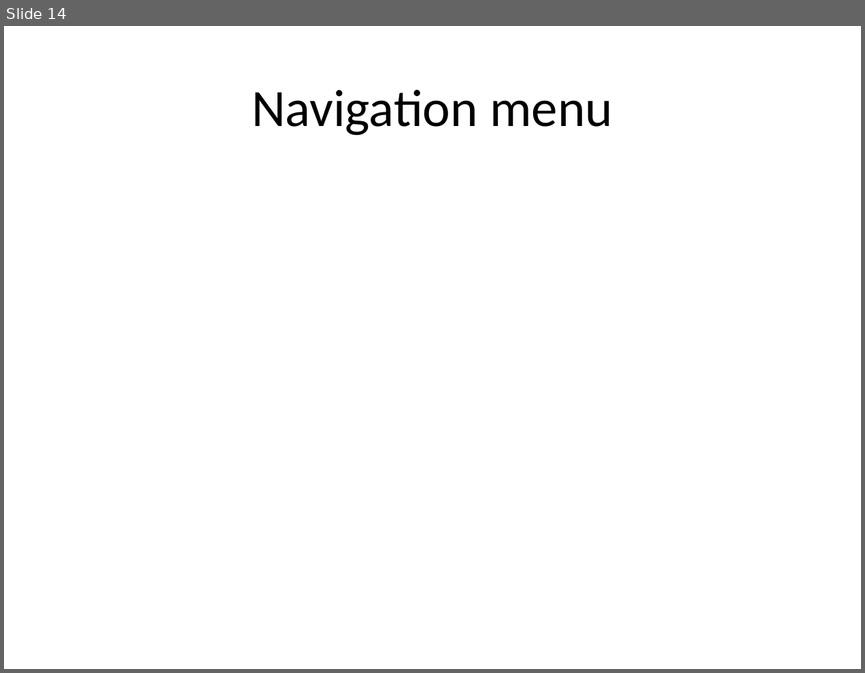
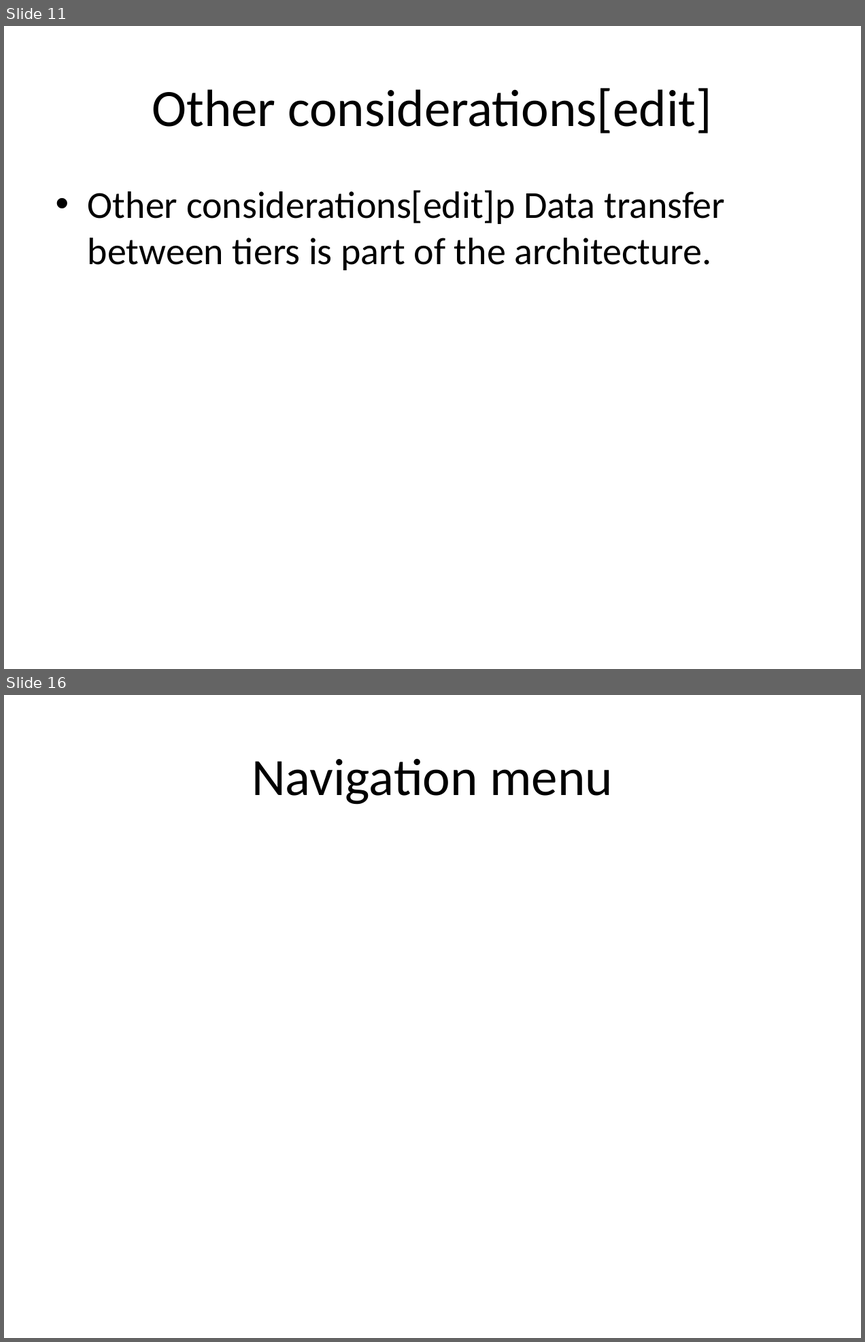
Before and after one commit to eppisai/Uplift---Smart-educational-Platform, a slide deck: AutoPPT-main/AutoPPT-main/something.pptx. Shown one above the other, each under a label of ours: slide 14 before the commit, slides 11 and 16 after it; the slides between them are not shown. The pictures are 865x673 and 865x1342 pixels, drawn with LibreOffice and Linux fonts; fonts in the diff are those of the drawing. Boxes give left, top, right and bottom in pixels: in the first picture for what was removed or moved away, otherwise in the second. Text is boxed around its words. In the diff, an @@ line names an element or a change of style, - is before the commit and + after.

```diff
--- a/AutoPPT-main/AutoPPT-main/something.pptx
+++ b/AutoPPT-main/AutoPPT-main/something.pptx
@@ slide 11 added at (4, 26, 861, 669), background #FFFFFF @@
@@ title added at (152, 88, 712, 133), 44 pt, text #000000 @@
+Other considerations[edit]
@@ text added at (88, 190, 725, 270), 32 pt, text #000000 @@
+• Other considerations[edit]p Data transfer between tiers is part of the architecture.
@@ what was slide 14 is now slide 16 @@
```
Also in this commit, not shown: 2 slides changed, 12 other slides added, 12 slides removed, 10 other files.
